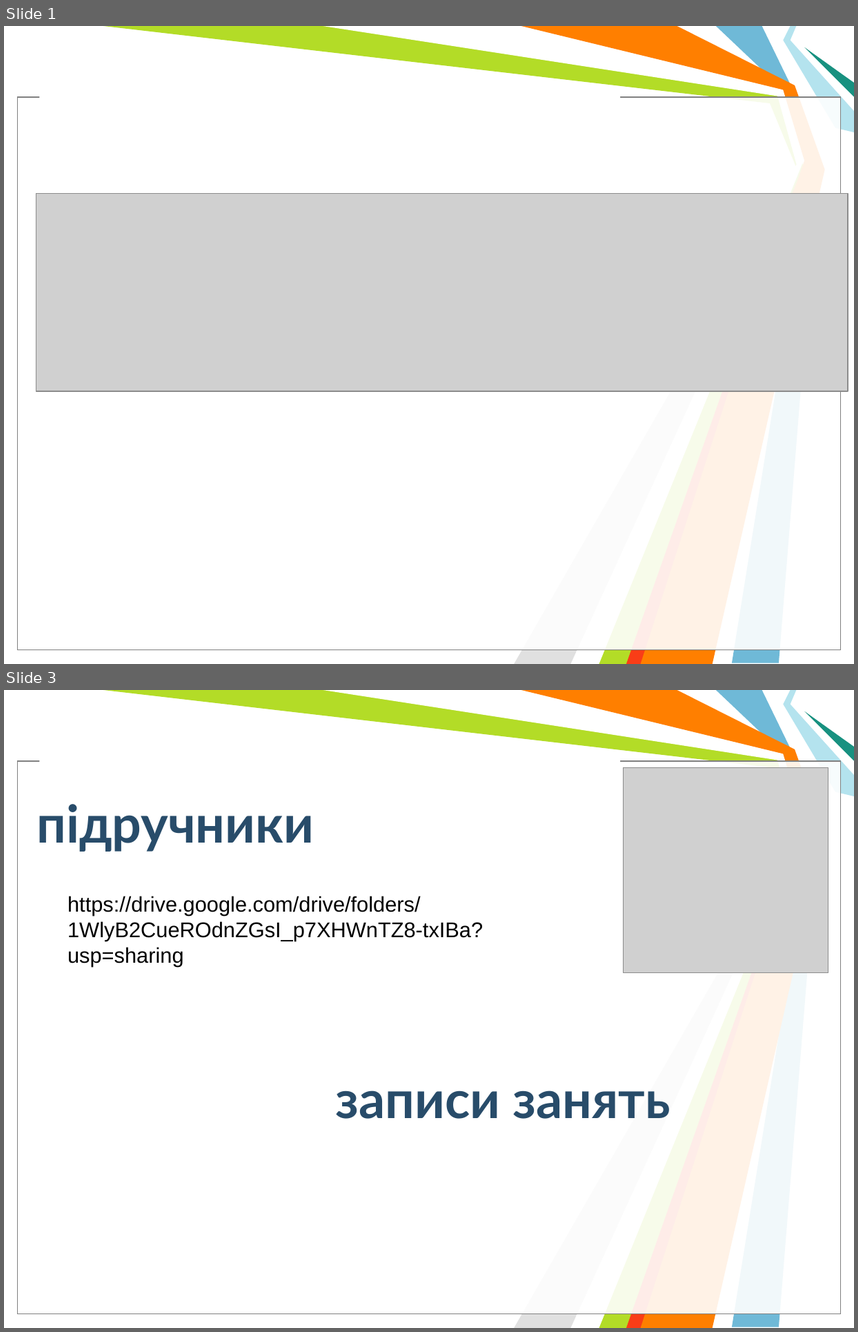
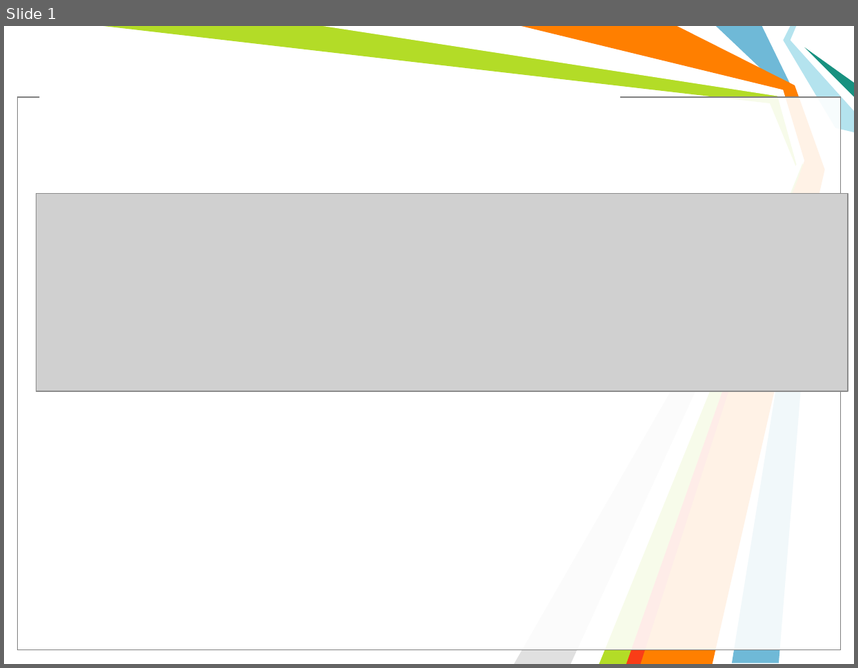
Before and after one commit to l432/NMK, a slide deck: Lecture/Mechanics/KTP.ppt. Shown one above the other, each under a label of ours: slides 1 and 3 before the commit, slide 1 after it; the slides between them are not shown. The pictures are 858x1332 and 858x668 pixels, drawn with LibreOffice and Linux fonts; fonts in the diff are those of the drawing; grey boxes stand for pictures; background and template pictures are left out. Boxes give left, top, right and bottom in pixels: in the first picture for what was removed or moved away, otherwise in the second. Text is boxed around its words. In the diff, an @@ line names an element or a change of style, - is before the commit and + after.

```diff
--- a/Lecture/Mechanics/KTP.ppt
+++ b/Lecture/Mechanics/KTP.ppt
@@ slide 3 removed at [4,690,854,1328], background #FFFFFF; not listed: 11 template elements that a slide beside it also shows @@
@@ picture removed at [624,767,829,972] @@
@@ text removed at [36,804,314,851] @@
-підручники
@@ text removed at [67,896,483,966] @@
-https://drive.google.com/drive/folders/1WlyB2CueROdnZGsI_p7XHWnTZ8-txIBa?usp=sharing
@@ text removed at [335,1090,671,1118] @@
-записи занять
```
Also in this commit, not shown: 9 slides changed, 1 slide added, 2 other slides removed, 7 other files.
